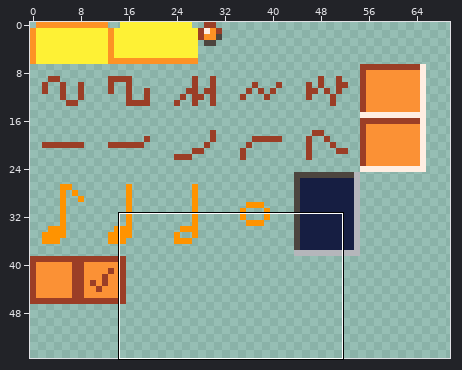
Sprite sheet -- static/img/editor-ui.png. The first picture is a wide view before the edit; the outline marks the close-up.
Close-up. As it was:
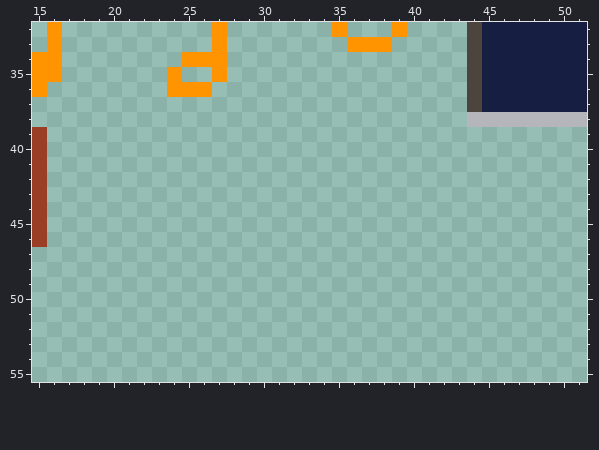
The file is 300x400 pixels, drawn in blocks of 4x4; one block is one cell here. Colours within 5 levels of each other are drawn and written as one. Shown: x 15..51, y 32..55. The wide view leaves out empty margins.
After:
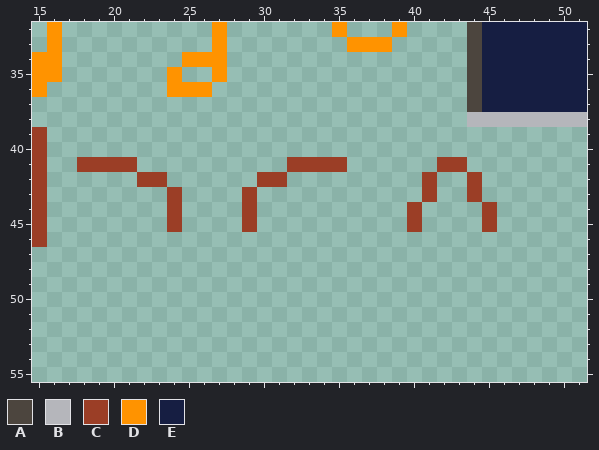
Palette (. is transparent): A #4c453e  B #b5b6bb  C #9b3e26  D #ff9300  E #161e42
What changed:
Colour C now appears in row 41 at x 18 to 21, 32 to 35 and 42 to 43; in row 42 at x 22 to 23, 30 to 31, 41 and 44; in row 43 at x 24, 29, 41 and 44; in rows 44 to 45 at x 24, 29, 40 and 45.
